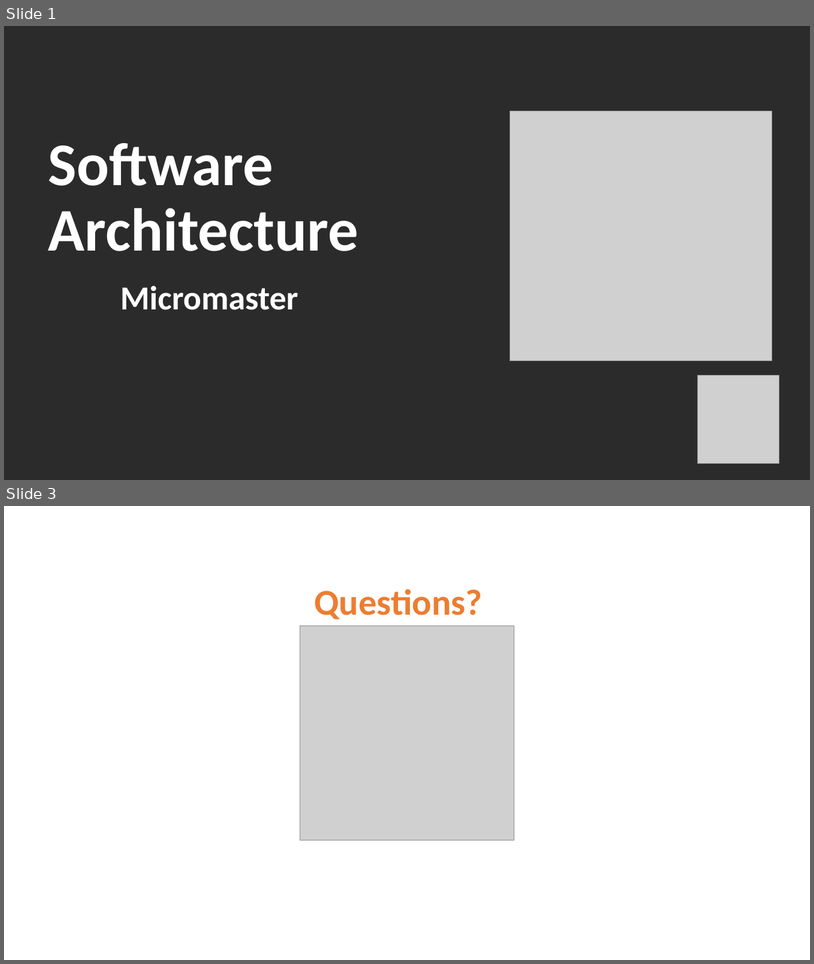
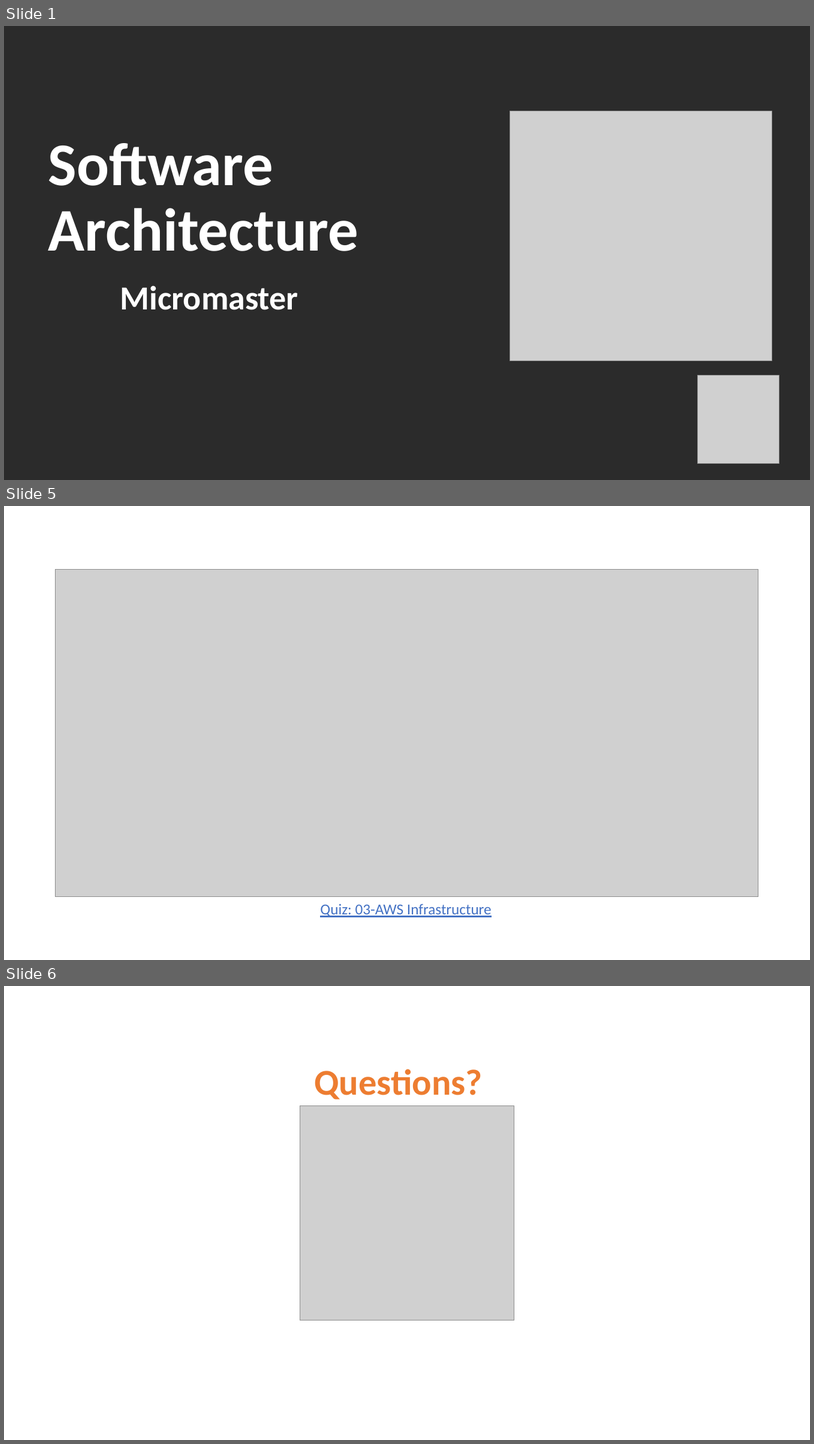
Before and after one commit to Jucer74/ArchitectureMaster, a slide deck: Classes/03-AWSInfrastructure/ArchitectureMaster-03-AWSInfrastructure.pptx. Shown one above the other, each under a label of ours: slides 1 and 3 before the commit, slides 1, 5 and 6 after it; the slides between them are not shown. The pictures are 814x964 and 814x1444 pixels, drawn with LibreOffice and Linux fonts; fonts in the diff are those of the drawing; grey boxes stand for pictures; background and template pictures are left out; a plain dark background stands for a picture behind light text. Boxes give left, top, right and bottom in pixels: in the first picture for what was removed or moved away, otherwise in the second. Text is boxed around its words. In the diff, an @@ line names an element or a change of style, - is before the commit and + after.

Commit message:
Update AWS Infrastructure

```diff
--- a/Classes/03-AWSInfrastructure/ArchitectureMaster-03-AWSInfrastructure.pptx
+++ b/Classes/03-AWSInfrastructure/ArchitectureMaster-03-AWSInfrastructure.pptx
@@ slide 5 added at [4, 506, 810, 960], background #FFFFFF @@
@@ picture added at [56, 569, 759, 896] @@
@@ text added at [320, 903, 492, 917], 18 pt, text #4472C4, underline @@
+Quiz: 03-AWS Infrastructure
@@ what was slide 3 is now slide 6 @@
```
Also in this commit, not shown: 3 other slides added, 1 slide removed, 1 other file.
